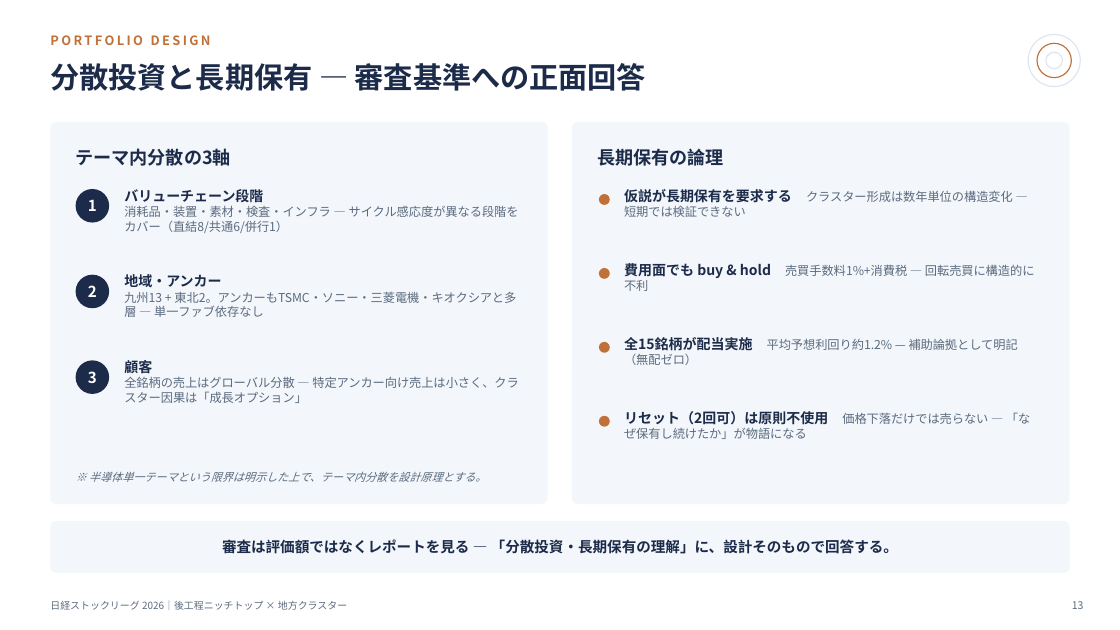
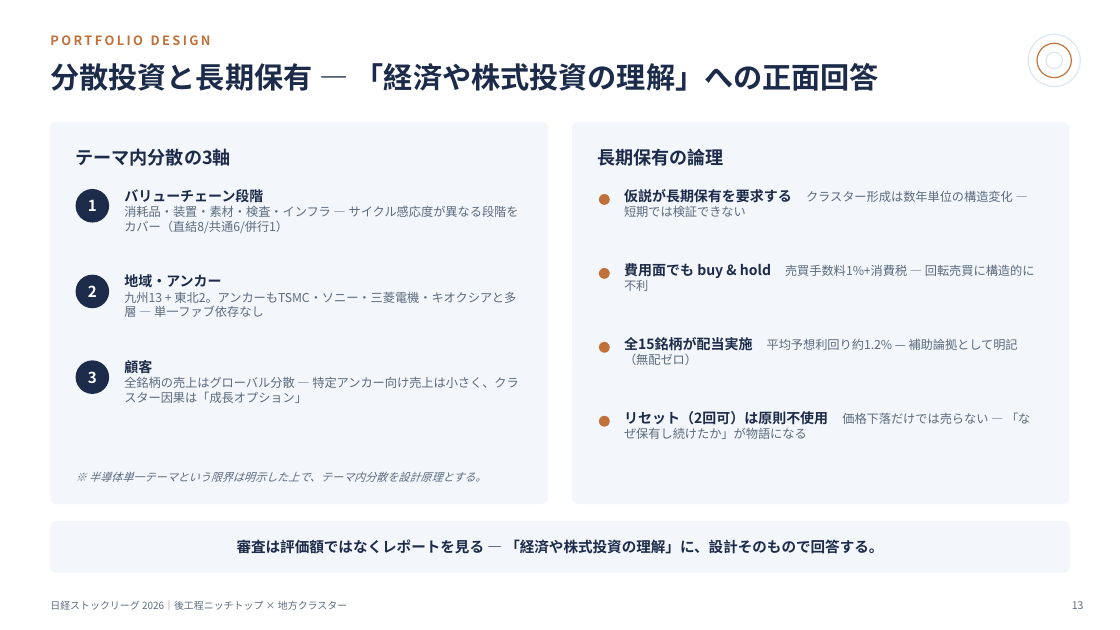
Before and after one commit to RenatusAuctor/nikkei-stock-league, a slide deck: slide 13 of 日経ストックリーグ_成果報告.pptx. Drawn at 1120x630 pixels with LibreOffice and Linux fonts; fonts in the diff are those of the drawing. Boxes give left, top, right and bottom in pixels: in the first picture for what was removed or moved away, otherwise in the second. Text is boxed around its words. In the diff, an @@ line names an element or a change of style, - is before the commit and + after.

```diff
--- a/日経ストックリーグ_成果報告.pptx
+++ b/日経ストックリーグ_成果報告.pptx
@@ text at (x1=50, y1=63, x2=879, y2=91): text changed @@
-分散投資と長期保有 — 審査基準への正面回答
+分散投資と長期保有 — 「経済や株式投資の理解」への正面回答
@@ text at (x1=237, y1=539, x2=883, y2=554): text changed @@
-審査は評価額ではなくレポートを見る — 「分散投資・長期保有の理解」に、設計そのもので回答する。
+審査は評価額ではなくレポートを見る — 「経済や株式投資の理解」に、設計そのもので回答する。
```
Also in this commit, not shown: 3 other slides changed, 4 other files.
